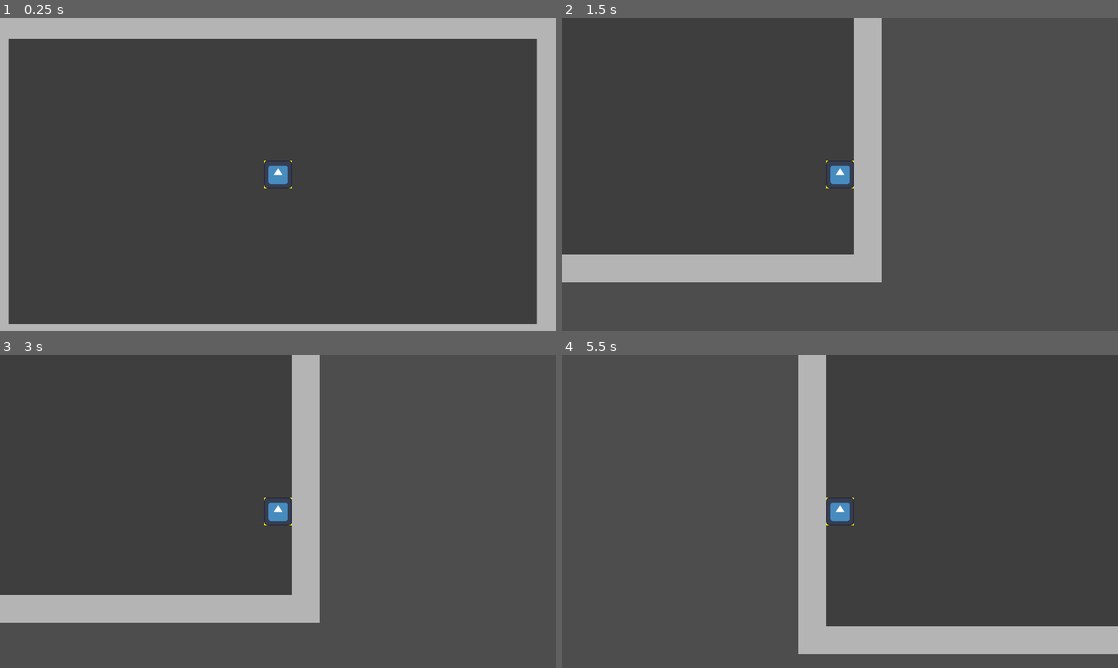
Above: before the commit, frames 1-4 (two rows, left to right).
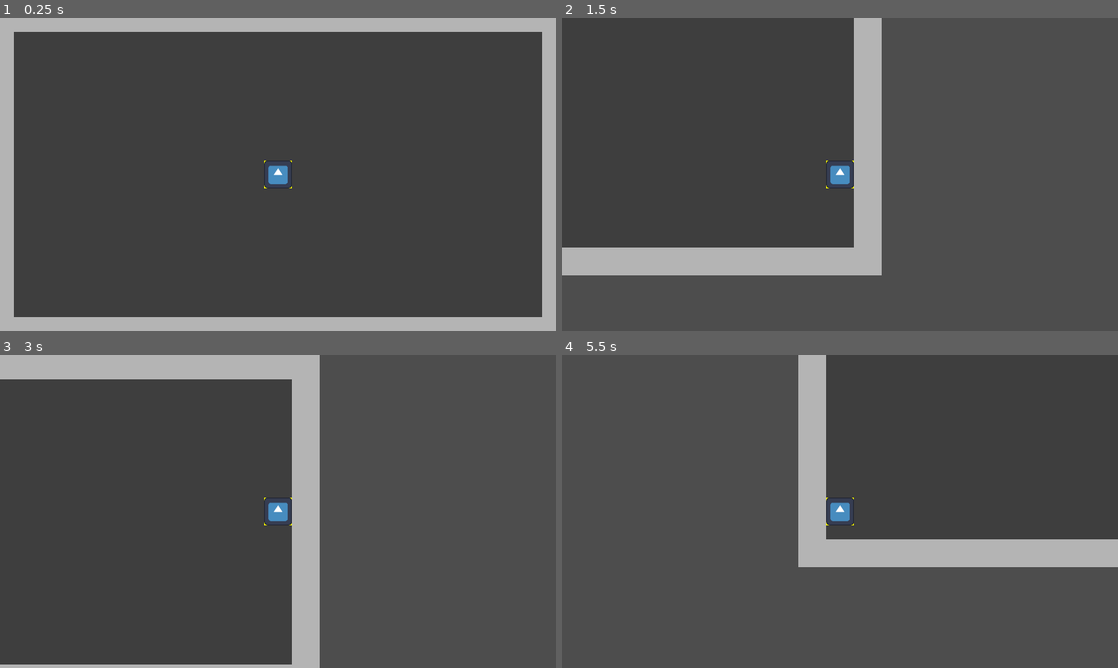
Above: after the commit, the same moments.

Repository: Cedro23/one-step-from-death
Game: Godot game, scene res://main.tscn
Same seed, same stepped clock (60 frames per second), same inputs: the game is played once before the commit and once after it. The engine's default icon, where the game draws it, is replaced by a stand-in: a white triangle on a blue panel in a dark square.
Inputs (mouse positions are in pixels of both pictures, inside the frame that each line leads up to):
- Up to frame 1 (0.25 s): no input
- Up to frame 2 (1.5 s): tap Enter at 0.5 s; move the mouse to (962, 158) at 0.52 s; press the mouse at (962, 158) at 0.53 s; hold D (right) 0.53-1.28 s; tap Space (dodge, bound only after the commit) at 0.8, 1.35 s; move the mouse to (728, 190) at 1.27 s; release the mouse at (728, 190) at 1.28 s; hold S (down) from 1.28 s (still down)
- Up to frame 3 (3 s): click (166, 527) at 1.55 s; tap Space (dodge, bound only after the commit) at 2, 2.3, 2.85 s; move the mouse to (333, 442) at 2.02 s; release S (down) at 2.03 s; press the mouse at (333, 442) at 2.03 s; hold D (right) 2.03-2.78 s; tap Enter at 2.75 s; move the mouse to (250, 574) at 2.77 s; release the mouse at (250, 574) at 2.78 s; hold W (up) from 2.78 s (still down)
- Up to frame 4 (5.5 s): click (812, 574) at 3.05 s; move the mouse to (1006, 558) at 3.52 s; release W (up) at 3.53 s; press the mouse at (1006, 558) at 3.53 s; hold A (left) 3.53-5.03 s; tap Space (dodge, bound only after the commit) at 3.8, 4.35, 5.3 s; move the mouse to (673, 464) at 4.27 s; release the mouse at (673, 464) at 4.28 s; click (673, 464) at 4.55 s; move the mouse to (867, 511) at 5.02 s; press the mouse at (867, 511) at 5.03 s; hold S (down) from 5.03 s (still down)

The runs differ from the first frame. In frame 1, 6.0% of the frame differs, in the area x 1-98%, y 4-98%; in frame 2, 2.4%; in frame 3, 10%; in frame 4, 11%, in the area x 42-100%, y 58-96%.

Commit message:
feat: add player roll + hurtbox & death

Diff:
--- /dev/null
+++ b/actors/hurt_box.gd
@@ -0,0 +1,7 @@
+extends Area2D
+
+signal hit
+
+func _on_area_entered(area: Area2D) -> void:
+	if area.is_in_group("hitbox"):
+		hit.emit()
--- /dev/null
+++ b/actors/hurt_box.tscn
@@ -0,0 +1,15 @@
+[gd_scene format=3 uid="uid://bro0vt36lef0c"]
+
+[ext_resource type="Script" uid="uid://pwgft0glnqsa" path="res://actors/hurt_box.gd" id="1_6d2hw"]
+
+[sub_resource type="RectangleShape2D" id="RectangleShape2D_h2yge"]
+size = Vector2(10, 10)
+
+[node name="HurtBox" type="Area2D" unique_id=2081374412]
+visible = false
+script = ExtResource("1_6d2hw")
+
+[node name="CollisionShape2D" type="CollisionShape2D" parent="." unique_id=1390039223]
+shape = SubResource("RectangleShape2D_h2yge")
+
+[connection signal="area_entered" from="." to="." method="_on_area_entered"]
--- a/actors/player/player.gd
+++ b/actors/player/player.gd
@@ -1,6 +1,8 @@
 extends CharacterBody2D
 
+var input_direction: Vector2
 @export var speed: float = 200
+@export var roll_speed: float = 500
 @onready var sprite: Sprite2D = $Sprite2D
 
 @onready var attack_hitbox: Area2D = $AttackHitBox
@@ -8,9 +10,14 @@
 @onready var attack_hitbox_collision: CollisionShape2D = $AttackHitBox/CollisionShape2D
 var is_attacking: bool = false
 
+@onready var hurtbox: Area2D = $HurtBox
+@onready var roll_timer: Timer = $RollTimer
+@onready var roll_cooldown_timer: Timer = $RollCooldownTimer
+var is_rolling: bool = false
+var can_roll: bool = true
+
 func get_input():
-	var input_direction = Input.get_vector("left", "right", "up", "down")
-	velocity = input_direction * speed
+	input_direction = Input.get_vector("left", "right", "up", "down")
 
 func update_sprite_direction():
 	var mouse_position = get_global_mouse_position()
@@ -19,24 +26,52 @@
 	else:
 		sprite.flip_h = false
 
+#region Attack Hitbox
 func trigger_attack_hitbox(position: Vector2):
 	attack_hitbox.position = position
 	attack_hitbox_collision.disabled = false
 	is_attacking = true
 	attack_hitbox_timer.start()
 
-func _on_timer_timeout() -> void:
+func _on_attack_timer_timeout() -> void:
 	attack_hitbox_collision.disabled = true
 	is_attacking = false
+#endregion
+
+#region Roll
+func roll():
+	velocity = input_direction * roll_speed
+	if velocity == Vector2.ZERO:
+		return
+	hurtbox.monitoring = false
+	can_roll = false
+	is_rolling = true
+	roll_timer.start()
+	roll_cooldown_timer.start()
+
+func _on_roll_timer_timeout():
+	is_rolling = false
+	hurtbox.monitoring = true
+
+func _on_roll_cooldown_timer_timeout():
+	can_roll = true
+#endregion
 
 func _physics_process(delta: float) -> void:
 	get_input()
+	if !is_rolling:
+		velocity = input_direction * speed
 	move_and_slide()
 
 func _process(delta: float) -> void:
 	update_sprite_direction()
 
 func _input(event: InputEvent) -> void:
-	if event is InputEventMouseButton and event.is_action_pressed("click") and !is_attacking:
+	if event is InputEventMouseButton and event.is_action_pressed("click") and !is_attacking and !is_rolling:
 		var hitbox_position: Vector2 = (event.position - position).normalized() * 16
 		trigger_attack_hitbox(hitbox_position)
+	if event.is_action_pressed("dodge") and can_roll:
+		roll()
+
+func _on_hurt_box_hit() -> void:
+	get_tree().reload_current_scene()
--- /dev/null
+++ b/actors/player/player.tscn
@@ -0,0 +1,55 @@
+[gd_scene format=3 uid="uid://cegn8m70pxr18"]
+
+[ext_resource type="Script" uid="uid://bmxmm8kjvf18m" path="res://actors/player/player.gd" id="1_i3pqv"]
+[ext_resource type="Texture2D" uid="uid://d1ylwiymvmqbq" path="res://icon.svg" id="2_hqtel"]
+[ext_resource type="PackedScene" uid="uid://bro0vt36lef0c" path="res://actors/hurt_box.tscn" id="3_sweqy"]
+
+[sub_resource type="RectangleShape2D" id="RectangleShape2D_0xm2m"]
+size = Vector2(16, 16)
+
+[sub_resource type="RectangleShape2D" id="RectangleShape2D_1bvp3"]
+size = Vector2(8, 8)
+
+[node name="Player" type="CharacterBody2D" unique_id=289554604]
+script = ExtResource("1_i3pqv")
+
+[node name="Polygon2D" type="Polygon2D" parent="." unique_id=1819048621]
+color = Color(1, 1, 0, 1)
+polygon = PackedVector2Array(-8, -8, 8, -8, 8, 8, -8, 8)
+
+[node name="Sprite2D" type="Sprite2D" parent="." unique_id=1490829044]
+scale = Vector2(0.125, 0.125)
+texture = ExtResource("2_hqtel")
+
+[node name="CollisionShape2D" type="CollisionShape2D" parent="." unique_id=1887804932]
+visible = false
+shape = SubResource("RectangleShape2D_0xm2m")
+debug_color = Color(0.9627338, 0.87821406, 1.1551381e-06, 0.5411765)
+
+[node name="HurtBox" parent="." unique_id=2081374412 instance=ExtResource("3_sweqy")]
+
+[node name="AttackHitBox" type="Area2D" parent="." unique_id=998222026 groups=["hitbox"]]
+position = Vector2(-16, -12)
+
+[node name="CollisionShape2D" type="CollisionShape2D" parent="AttackHitBox" unique_id=680156563]
+shape = SubResource("RectangleShape2D_1bvp3")
+disabled = true
+
+[node name="Timer" type="Timer" parent="AttackHitBox" unique_id=1414266864]
+wait_time = 0.15
+one_shot = true
+
+[node name="Camera2D" type="Camera2D" parent="." unique_id=402713593]
+
+[node name="RollTimer" type="Timer" parent="." unique_id=180613411]
+wait_time = 0.15
+one_shot = true
+
+[node name="RollCooldownTimer" type="Timer" parent="." unique_id=1452363848]
+wait_time = 0.6
+one_shot = true
+
+[connection signal="hit" from="HurtBox" to="." method="_on_hurt_box_hit"]
+[connection signal="timeout" from="AttackHitBox/Timer" to="." method="_on_attack_timer_timeout"]
+[connection signal="timeout" from="RollTimer" to="." method="_on_roll_timer_timeout"]
+[connection signal="timeout" from="RollCooldownTimer" to="." method="_on_roll_cooldown_timer_timeout"]
--- a/main.tscn
+++ b/main.tscn
@@ -1,7 +1,6 @@
 [gd_scene format=3 uid="uid://vx1tpxiycqu3"]
 
-[ext_resource type="Script" uid="uid://bmxmm8kjvf18m" path="res://actors/player/player.gd" id="1_ig7tw"]
-[ext_resource type="Texture2D" uid="uid://d1ylwiymvmqbq" path="res://icon.svg" id="2_0xm2m"]
+[ext_resource type="PackedScene" uid="uid://cegn8m70pxr18" path="res://actors/player/player.tscn" id="1_ig7tw"]
 
 [sub_resource type="RectangleShape2D" id="RectangleShape2D_7dm0k"]
 size = Vector2(336, 16)
@@ -10,13 +9,6 @@
 size = Vector2(16, 196)
 
 [sub_resource type="RectangleShape2D" id="RectangleShape2D_0xm2m"]
-size = Vector2(16, 16)
-
-[sub_resource type="RectangleShape2D" id="RectangleShape2D_h2yge"]
-size = Vector2(10, 10)
-
-[sub_resource type="RectangleShape2D" id="RectangleShape2D_1bvp3"]
-size = Vector2(8, 8)
 
 [node name="Main" type="Node2D" unique_id=414262619]
 
@@ -69,40 +61,12 @@
 color = Color(0.7058824, 0.7058824, 0.7058824, 1)
 polygon = PackedVector2Array(-8, -98, 8, -98, 8, 98, -8, 98)
 
-[node name="Player" type="CharacterBody2D" parent="." unique_id=1551085595]
-position = Vector2(163, 86)
-script = ExtResource("1_ig7tw")
+[node name="Player" parent="." unique_id=289554604 instance=ExtResource("1_ig7tw")]
+position = Vector2(160, 90)
 
-[node name="Polygon2D" type="Polygon2D" parent="Player" unique_id=162106869]
-color = Color(1, 1, 0, 1)
-polygon = PackedVector2Array(-8, -8, 8, -8, 8, 8, -8, 8)
+[node name="DebugTestArea2D" type="Area2D" parent="." unique_id=2132018964 groups=["hitbox"]]
+position = Vector2(136, 57)
 
-[node name="Sprite2D" type="Sprite2D" parent="Player" unique_id=1762701887]
-scale = Vector2(0.125, 0.125)
-texture = ExtResource("2_0xm2m")
-
-[node name="CollisionShape2D" type="CollisionShape2D" parent="Player" unique_id=817587132]
-visible = false
+[node name="CollisionShape2D" type="CollisionShape2D" parent="DebugTestArea2D" unique_id=1229185424]
 shape = SubResource("RectangleShape2D_0xm2m")
-debug_color = Color(0.9627338, 0.87821406, 1.1551381e-06, 0.5411765)
-
-[node name="HurtBox" type="Area2D" parent="Player" unique_id=1436726267]
-visible = false
-
-[node name="CollisionShape2D" type="CollisionShape2D" parent="Player/HurtBox" unique_id=1436595902]
-shape = SubResource("RectangleShape2D_h2yge")
-
-[node name="AttackHitBox" type="Area2D" parent="Player" unique_id=1040292975]
-position = Vector2(-16, -12)
-
-[node name="CollisionShape2D" type="CollisionShape2D" parent="Player/AttackHitBox" unique_id=1475423902]
-shape = SubResource("RectangleShape2D_1bvp3")
-disabled = true
-
-[node name="Timer" type="Timer" parent="Player/AttackHitBox" unique_id=879245189]
-wait_time = 0.15
-one_shot = true
-
-[node name="Camera2D" type="Camera2D" parent="Player" unique_id=240339067]
-
-[connection signal="timeout" from="Player/AttackHitBox/Timer" to="Player" method="_on_timer_timeout"]
+debug_color = Color(1, 0, 0, 0.41960785)
--- a/project.godot
+++ b/project.godot
@@ -26,6 +26,10 @@
 [dotnet]
 
 project/assembly_name="One step from death"
+
+[global_group]
+
+hitbox=""
 
 [input]
 
@@ -58,6 +62,11 @@
 "events": [Object(InputEventMouseButton,"resource_local_to_scene":false,"resource_name":"","device":-1,"window_id":0,"a …(253 unchanged characters)…
 ]
 }
+dodge={
+"deadzone": 0.2,
+"events": [Object(InputEventKey,"resource_local_to_scene":false,"resource_name":"","device":-1,"window_id":0,"alt_pressed":false,"shift_pressed":false,"ctrl_pressed":false,"meta_pressed":false,"pressed":false,"keycode":0,"physical_keycode":32,"key_label":0,"unicode":32,"location":0,"echo":false,"script":null)
+]
+}
 
 [physics]
 
Not shown, added: actors/hurt_box.gd.uid
